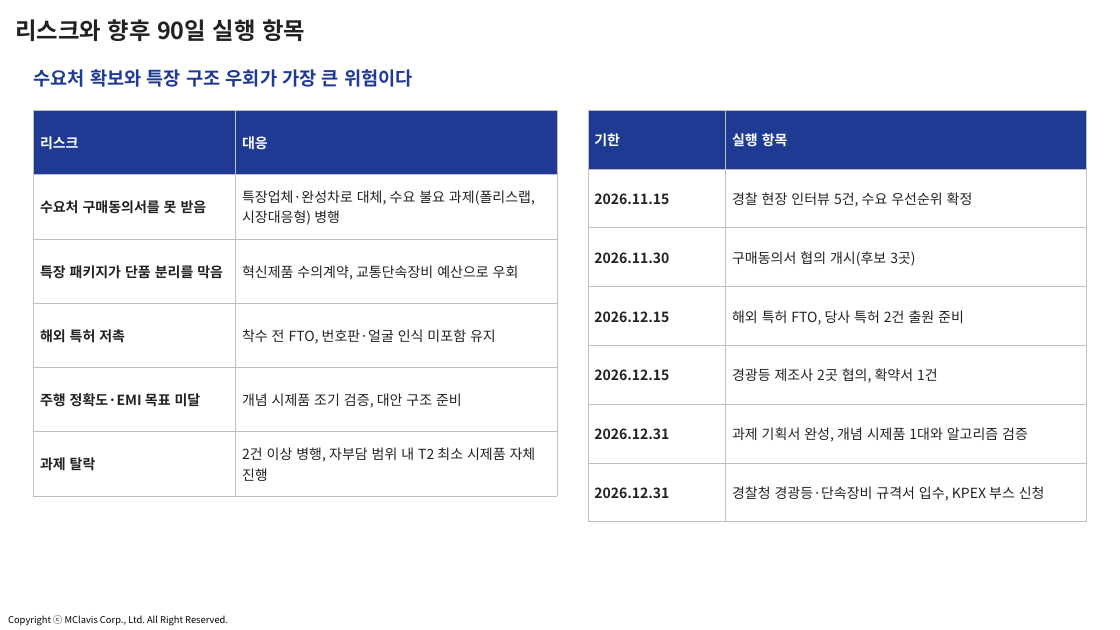
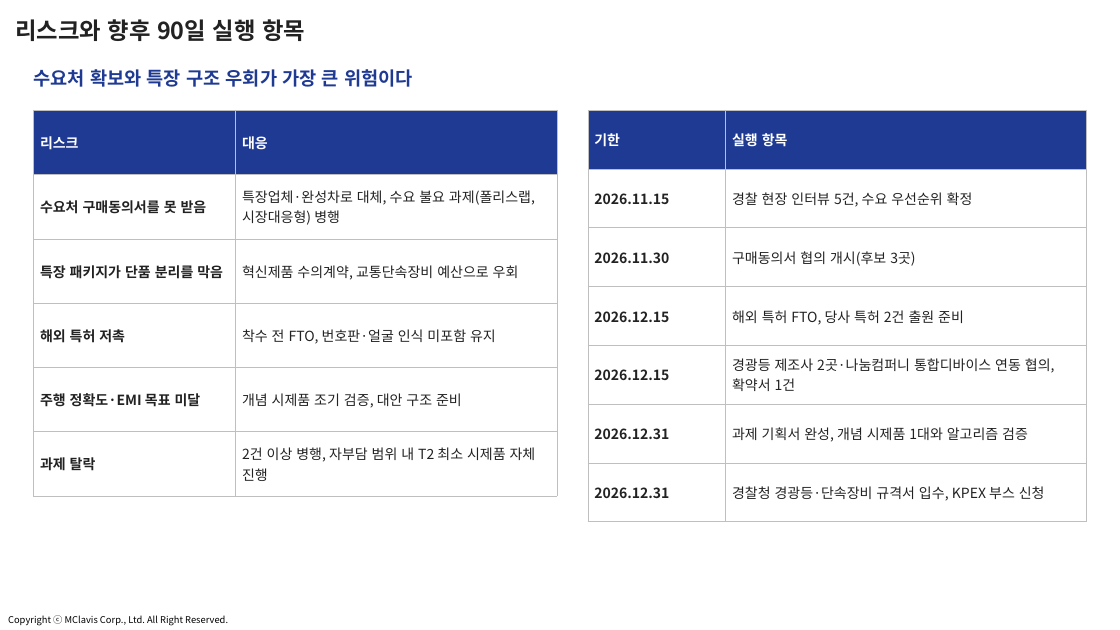
Before and after one commit to jangha-collab/jangha-kim, a slide deck: slide 24 of docs/사업계획서/2026-10_스마트경찰경광등_사업계획_과제제안.pptx (slide 22 before the commit). Drawn at 1120x630 pixels with LibreOffice and Linux fonts; fonts in the diff are those of the drawing; background and template pictures are left out. Boxes give left, top, right and bottom in pixels: in the first picture for what was removed or moved away, otherwise in the second. Text is boxed around its words. In the diff, an @@ line names an element or a change of style, - is before the commit and + after.

```diff
--- a/docs/사업계획서/2026-10_스마트경찰경광등_사업계획_과제제안.pptx
+++ b/docs/사업계획서/2026-10_스마트경찰경광등_사업계획_과제제안.pptx
@@ table at (588,110,1086,522) @@
-row 5, column 2: 경광등 제조사 2곳 협의, 확약서 1건
+row 5, column 2: 경광등 제조사 2곳·나눔컴퍼니 통합디바이스 연동 협의, 확약서 1건
```
Also in this commit, not shown: 8 other slides changed, 2 slides added, 17 other files.
